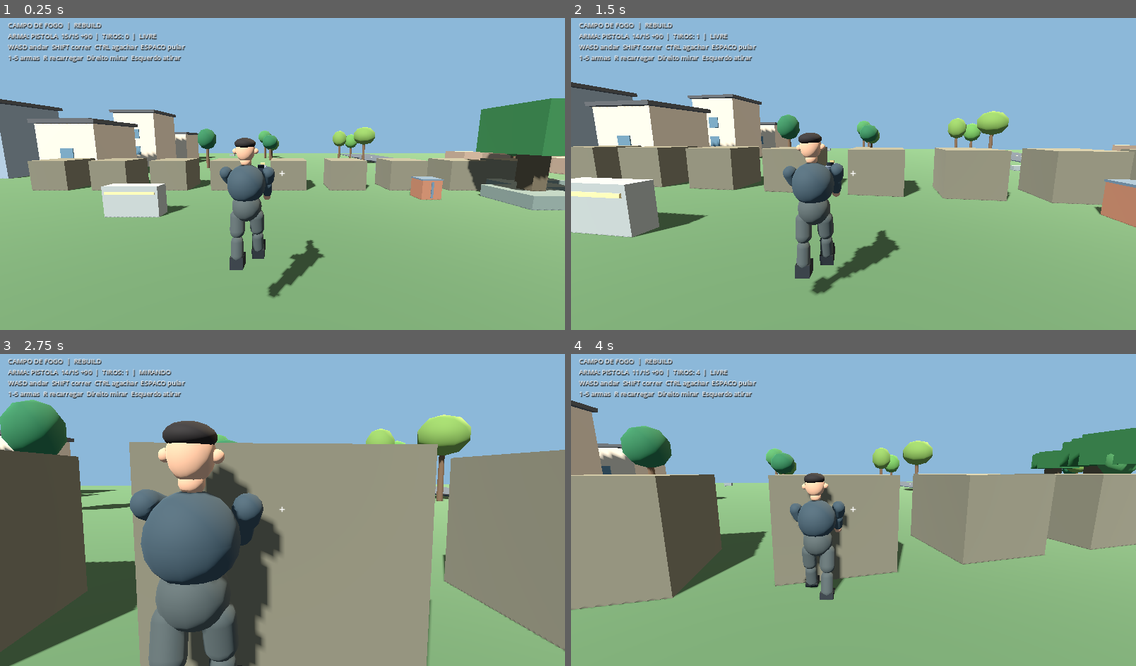
Above: before the commit, frames 1-4 (two rows, left to right).
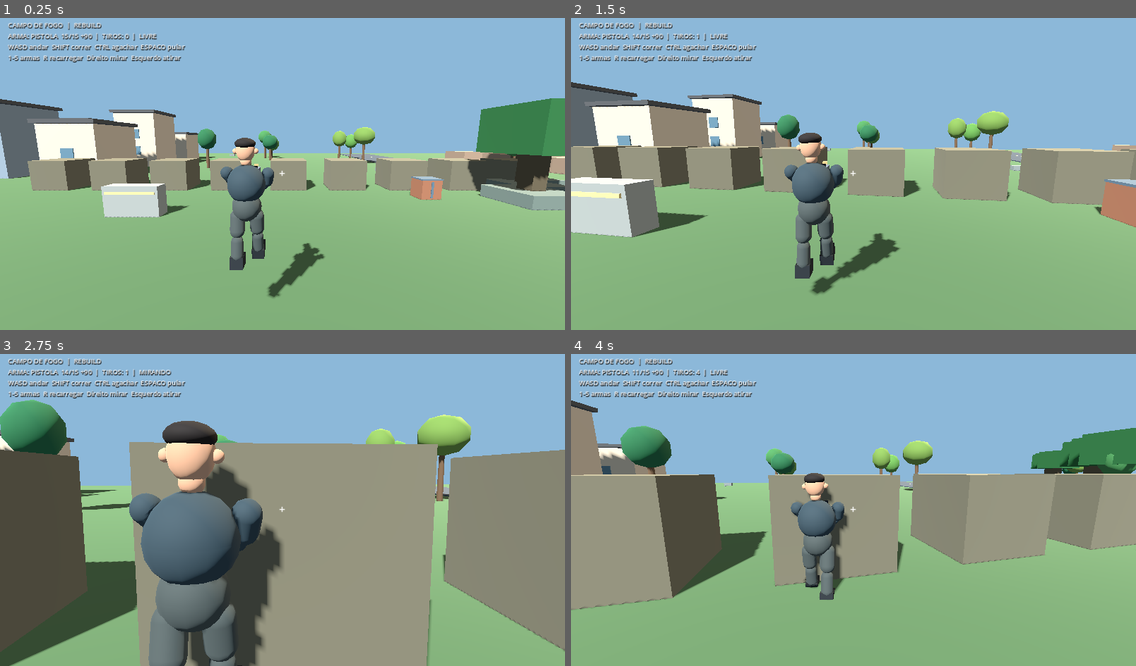
Above: after the commit, the same moments.

Repository: jaime66fla-crypto/gameteste
Game: Godot game, scene res://scenes/main.tscn
The game is run twice, just before and just after one commit, with the same random seed, the same clock (stepped at 60 frames per second) and the same inputs.
Inputs (mouse positions are in pixels of both pictures, inside the frame that each line leads up to):
- Up to frame 1 (0.25 s): no input
- Up to frame 2 (1.5 s): tap Enter at 0.5 s; move the mouse to (881, 170) at 0.52 s; hold Right mouse button (aim) 0.53-1.28 s; hold W (move_forward) from 0.53 s (still down); click (881, 170) at 0.67 s; tap Space (jump) at 0.77 s; tap Ctrl (crouch) at 0.8, 1.35 s; move the mouse to (825, 174) at 1.27 s
- Up to frame 3 (2.75 s): keep holding W (move_forward); tap Space (jump) at 1.52 s; right-click (254, 510) at 1.55 s; move the mouse to (293, 500) at 2.02 s; hold Right mouse button (aim) from 2.03 s (still down); tap Ctrl (crouch) at 2.3 s
- Up to frame 4 (4 s): keep holding W (move_forward); move the mouse to (847, 513) at 2.77 s; release Right mouse button (aim) at 2.78 s; tap Ctrl (crouch) at 2.85, 3.8 s; click (847, 513) at 2.92 s; tap Space (jump) at 3.02, 3.77 s; right-click (847, 513) at 3.05 s; move the mouse to (893, 510) at 3.52 s; press the mouse at (893, 510) at 3.53 s

The runs differ from the first frame. In frame 1, 0.2% of the frame differs, in the area x 38-58%, y 46-78%; in frame 2, 0.3%; in frame 3, 0.9%, in the area x 22-50%, y 43-71%; in frame 4, 0.1%.

Commit message:
fix(godot): keep pistol hands aligned with articulated arm IK

Diff:
--- a/godot/scripts/avatar/avatar_controller.gd
+++ b/godot/scripts/avatar/avatar_controller.gd
@@ -92,7 +92,7 @@
     right_arm = _build_arm("RightArm", 0.37, cloth, skin)
     weapon_mount = Node3D.new()
     weapon_mount.name = "WeaponMount"
-    weapon_mount.position = Vector3(0.19, 1.36, -0.52)
+    weapon_mount.position = Vector3(0.08, 1.36, -0.32)
     add_child(weapon_mount)
 
 func _build_leg(part_name: String, x: float, pants: Material, boots: Material) -> Node3D:
@@ -128,29 +128,38 @@
     var amplitude := 0.51 if running else (0.24 if crouched else 0.36)
     left_leg.rotation.x = lerpf(left_leg.rotation.x, stride * amplitude if not airborne else -0.19, blend)
     right_leg.rotation.x = lerpf(right_leg.rotation.x, -stride * amplitude if not airborne else 0.24, blend)
-    # Positive X tilt brings hands forward (negative Z in Godot).
-    # Both shoulders pitch forward while elbows fold to support the weapon.
-    var arm_pitch := 1.05 if aiming else (0.73 if smoothed_move < 0.12 else 0.58)
-    var arm_swing := stride * (0.06 if aiming else 0.18)
-    var right_target := arm_pitch + arm_swing
-    var left_target := arm_pitch - arm_swing
     if reloading:
-        left_target = 0.54
-        right_target = 0.99
-    left_arm.rotation.x = lerpf(left_arm.rotation.x, left_target, blend)
-    right_arm.rotation.x = lerpf(right_arm.rotation.x, right_target, blend)
-    # Negative Z for the left arm crosses the centerline; right stays near grip.
-    left_arm.rotation.z = lerpf(left_arm.rotation.z, 0.44 if aiming else 0.28, blend)
-    right_arm.rotation.z = lerpf(right_arm.rotation.z, -0.17 if aiming else -0.09, blend)
-    var left_elbow := left_arm.get_node_or_null("Elbow") as Node3D
-    var right_elbow := right_arm.get_node_or_null("Elbow") as Node3D
-    if left_elbow != null:
-        left_elbow.rotation.x = lerpf(left_elbow.rotation.x, -0.26 if aiming else -0.18, blend)
-    if right_elbow != null:
-        right_elbow.rotation.x = lerpf(right_elbow.rotation.x, -0.20 if aiming else -0.12, blend)
+        left_arm.quaternion = left_arm.quaternion.slerp(Quaternion.from_euler(Vector3(0.54, 0, 0.28)), blend)
+        right_arm.quaternion = right_arm.quaternion.slerp(Quaternion.from_euler(Vector3(0.99, 0, -0.09)), blend)
+        var left_elbow := left_arm.get_node("Elbow") as Node3D
+        var right_elbow := right_arm.get_node("Elbow") as Node3D
+        left_elbow.quaternion = left_elbow.quaternion.slerp(Quaternion.from_euler(Vector3(-0.18, 0, 0)), blend)
+        right_elbow.quaternion = right_elbow.quaternion.slerp(Quaternion.from_euler(Vector3(-0.12, 0, 0)), blend)
     torso.rotation.z = lerpf(torso.rotation.z, 0.035 * stride, blend)
     torso.rotation.x = lerpf(torso.rotation.x, 0.08 if running else (0.045 if aiming else 0.0), blend)
     hips.position.y = lerpf(hips.position.y, 0.70 if crouched else 0.96, blend)
     head.rotation.x = lerpf(head.rotation.x, -0.06 if aiming else 0.0, blend)
     weapon_mount.position.y = lerpf(weapon_mount.position.y, 1.12 if crouched else 1.38, blend)
     weapon_mount.rotation.x = lerpf(weapon_mount.rotation.x, -0.08 if aiming else 0.0, blend)
+    # Solve after torso, crouch and mount changes so the hands follow the gun.
+    if not reloading:
+        _align_hand(right_arm, Vector3(0, -0.15, -0.08), 1.0, blend)
+        _align_hand(left_arm, Vector3(-0.065, -0.14, -0.09), -1.0, blend)
+
+func _align_hand(shoulder: Node3D, grip: Vector3, side: float, blend: float) -> void:
+    var elbow := shoulder.get_node("Elbow") as Node3D
+    var target := torso.to_local(weapon_mount.to_global(grip))
+    var offset := target - shoulder.position
+    var upper_length := elbow.position.length()
+    var lower_length := 0.34
+    var distance := clampf(offset.length(), 0.001, upper_length + lower_length - 0.001)
+    var direction := offset.normalized()
+    # Bend outwards and down, keeping a stable elbow plane across locomotion.
+    var pole := Vector3(side * 0.6, -1.0, 0.15)
+    var bend := (pole - direction * pole.dot(direction)).normalized()
+    var along := (upper_length * upper_length - lower_length * lower_length + distance * distance) / (2.0 * distance)
+    var outward := sqrt(maxf(0.0, upper_length * upper_length - along * along))
+    var upper_direction := (direction * along + bend * outward).normalized()
+    shoulder.quaternion = shoulder.quaternion.slerp(Quaternion(Vector3.DOWN, upper_direction), blend)
+    var forearm_direction := (shoulder.to_local(torso.to_global(target)) - elbow.position).normalized()
+    elbow.quaternion = elbow.quaternion.slerp(Quaternion(Vector3.DOWN, forearm_direction), blend)
--- /dev/null
+++ b/godot/tests/avatar_grip.gd
@@ -0,0 +1,31 @@
+extends SceneTree
+
+var failures: Array[String] = []
+
+func _initialize() -> void:
+    call_deferred("_run")
+
+func _run() -> void:
+    var avatar = load("res://scripts/avatar/avatar_controller.gd").new()
+    root.add_child(avatar)
+    avatar.rotation = Vector3(0.1, 1.3, -0.05)
+    avatar.position = Vector3(5, 2, -3)
+    for crouched in [false, true]:
+        for moving in [0.0, 1.0]:
+            # Returning from a reload must reacquire both grips.
+            for frame in range(60):
+                avatar.animate(1.0 / 60.0, moving, false, crouched, true, false, true)
+            for frame in range(180):
+                avatar.animate(1.0 / 60.0, moving, false, crouched, true, false, false)
+            var mount: Node3D = avatar.get("weapon_mount")
+            for side in ["Right", "Left"]:
+                var hand: Node3D = avatar.get_node("Hips/Torso/" + side + "Arm/Elbow/Hand")
+                var grip := Vector3(0, -0.15, -0.08) if side == "Right" else Vector3(-0.065, -0.14, -0.09)
+                var error := hand.global_position.distance_to(mount.to_global(grip))
+                if error > 0.025:
+                    failures.append("%s hand %.3fm from pistol; crouched=%s moving=%s" % [side, error, crouched, moving])
+    avatar.free()
+    for failure in failures:
+        printerr(failure)
+    print("AVATAR GRIP: ", "PASS" if failures.is_empty() else "FAIL")
+    quit(0 if failures.is_empty() else 1)
Not shown, changed: godot/AVATAR-REBUILD.md
